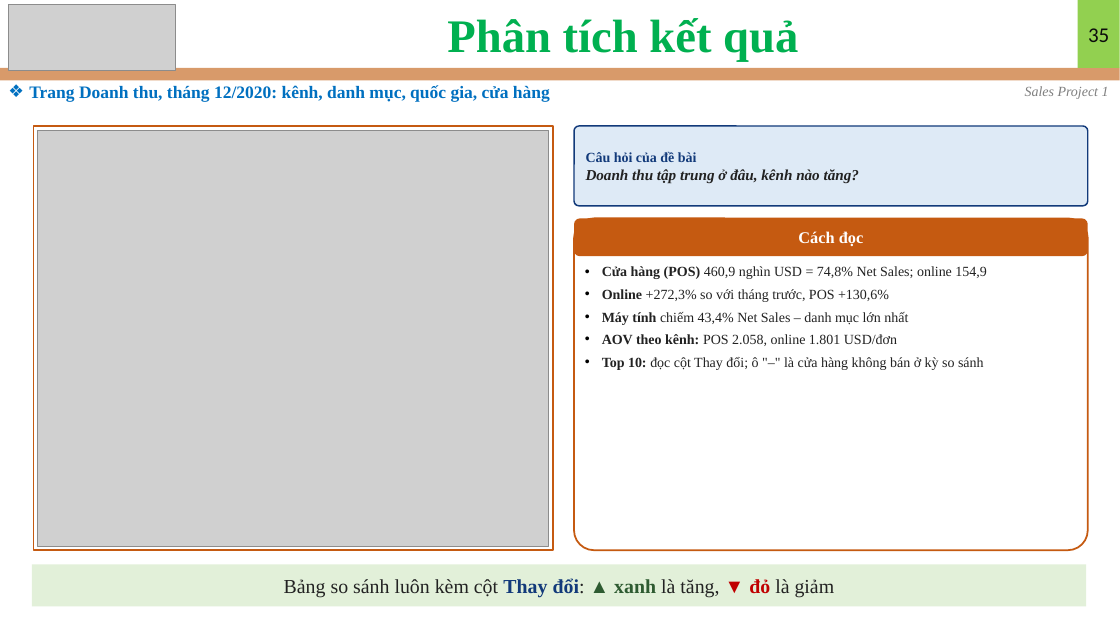
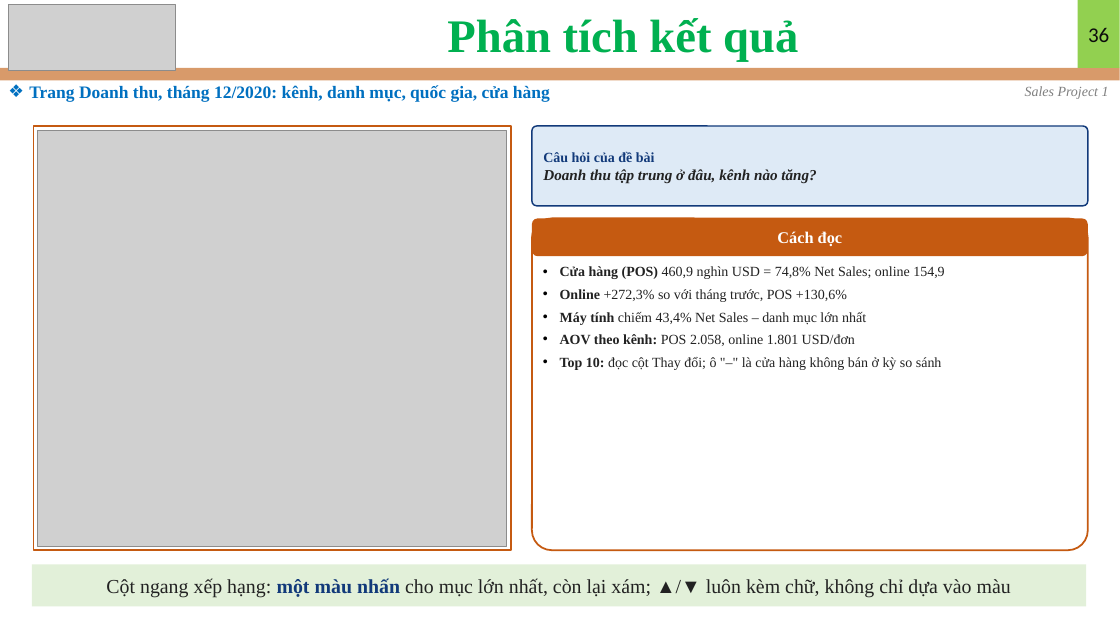
Before and after one commit to nguyennguyenphuc/eDA-Mentor, a slide deck: slide 36 of Sales/Sales Data/Project 1/Slide_Project_1.pptx (slide 35 before the commit). Drawn at 1120x630 pixels with LibreOffice and Linux fonts; fonts in the diff are those of the drawing; grey boxes stand for pictures. Boxes give left, top, right and bottom in pixels: in the first picture for what was removed or moved away, otherwise in the second. Text is boxed around its words. In the diff, an @@ line names an element or a change of style, - is before the commit and + after.

```diff
--- a/Sales/Sales Data/Project 1/Slide_Project_1.pptx
+++ b/Sales/Sales Data/Project 1/Slide_Project_1.pptx
@@ page number at [1088,28,1109,42]: text changed @@
-35
+36
@@ rectangle: place and size @@
-rectangle at [34,126,553,550]
+rectangle at [34,126,511,550]
@@ picture: place and size @@
-picture at [38,130,549,546]
+picture at [38,130,507,546]
@@ rounded rectangle "Câu hỏi của đề bài": place and size @@
-rounded rectangle "Câu hỏi của đề bài" at [574,126,1088,206]
+rounded rectangle "Câu hỏi của đề bài" at [532,126,1088,206]
@@ rounded rectangle "Cách đọc": place and size @@
-rounded rectangle "Cách đọc" at [574,218,1088,256]
+rounded rectangle "Cách đọc" at [532,218,1088,256]
@@ rounded rectangle: place and size @@
-rounded rectangle at [574,218,1088,550]
+rounded rectangle at [532,218,1088,550]
@@ text "Cửa hàng (POS) 460,9 nghìn ...": place and size @@
-text "Cửa hàng (POS) 460,9 nghìn ..." at [602,266,986,370]
+text "Cửa hàng (POS) 460,9 nghìn ..." at [560,266,944,370]
@@ text in rectangle at [106,578,1011,598]: text changed @@
-Bảng so sánh luôn kèm cột Thay đổi: ▲ xanh là tăng, ▼ đỏ là giảm
+Cột ngang xếp hạng: một màu nhấn cho mục lớn nhất, còn lại xám; ▲/▼ luôn kèm chữ, không chỉ dựa vào màu
```
Also in this commit, not shown: 10 other slides changed, 1 slide added, 57 other files.
